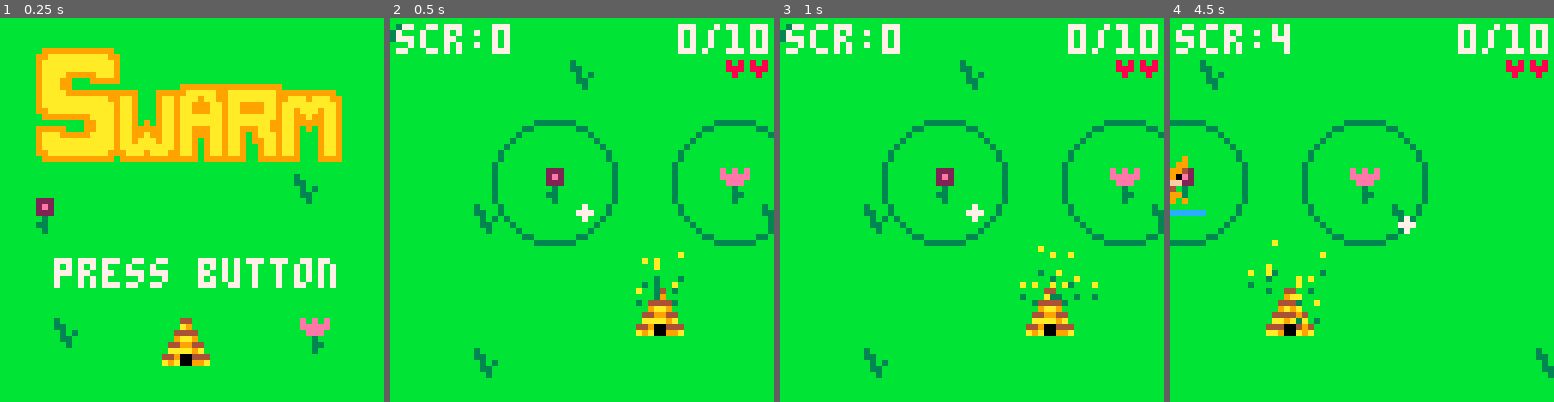
Above: before the commit, frames 1-4 (left to right).
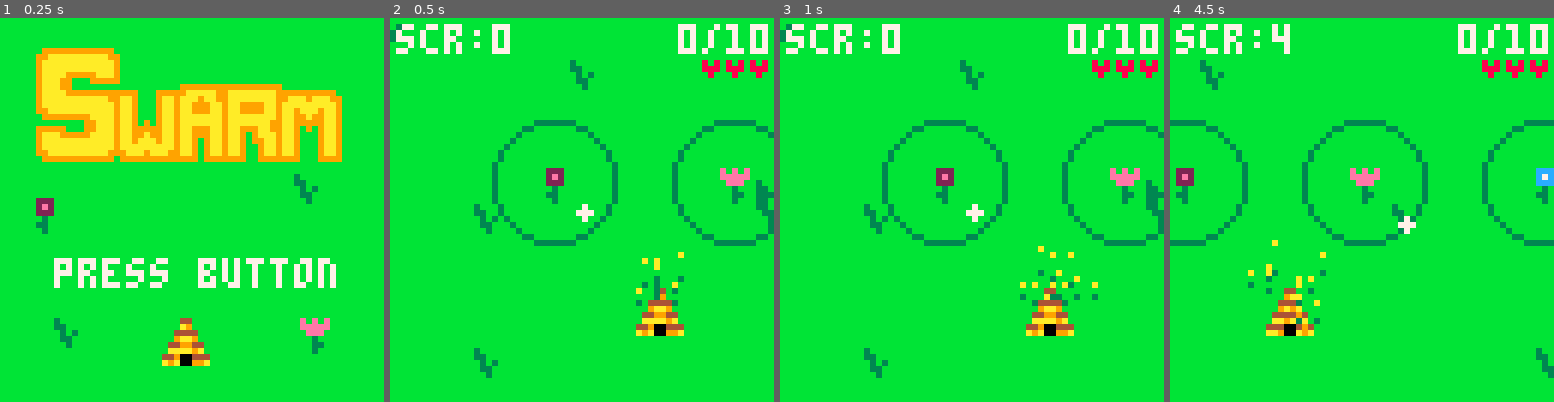
Above: after the commit, the same moments.

Repository: greysonp/swarm
Game: PICO-8 cartridge bees.p8
Two runs of this game, one before a commit and one after it. Both use one fixed random seed, a clock stepped at 60 frames per second and the inputs below.
Inputs:
- Up to frame 1 (0.25 s): no input
- Up to frame 2 (0.5 s): tap X (X key) at 0.33 s
- Up to frame 3 (1 s): tap O (Z key) at 0.7 s
- Up to frame 4 (4.5 s): tap X (X key) at 1.07, 1.85, 2.97, 4.08 s; hold Right 1.6-2.1 s; tap O (Z key) every 0.4 s from 1.7 to 4.1 s; hold Up 2.15-2.42 s; hold Right 2.47-3.03 s; hold Left 3.08-3.58 s; hold Down 3.63-3.97 s; hold Right from 4.02 s (still down)

Frame 1 is identical in both runs. In frame 2, 0.4% of the frame differs, in the area x 81-100%, y 10-50%; in frame 3, 0.4%; in frame 4, 1.7%, in the area x 0-100%, y 10-60%.

Commit message:
Add a freshness indicator for new flowers.

Diff:
--- a/bees.p8
+++ b/bees.p8
@@ -17,7 +17,7 @@
 startbees = 10
 stagewidth = 256
 stageheight = 256
-startlives = 2
+startlives = 3
 camlag = .1 -- constant we use as 't' in low-pass filter calculation
 beehive_layer = 1
 anchor_layer = beehive_layer + 1
@@ -102,6 +102,7 @@
   -- add flowers to the stage
   addflower(newflower(110, 110, 32))
   addflower(newflower(140, 110, 33))
+  addflower(newflower(170, 110, 34))
 
   -- add bees to the stage
   for i = 1, startbees do
@@ -661,8 +662,8 @@
   enemy.health = enemy.maxhealth
   enemy.healthbar = newhealthbar(enemy, -9)
   enemy.radius = 5
-  enemy.attackspeed = 30 -- 30
-  enemy.walkspeed = 5 -- .25
+  enemy.attackspeed = 30
+  enemy.walkspeed = .25
   enemy.state = 0 -- 0 = normal, 1 = attacking, 2 = running
   enemy.flower = nil
 
@@ -777,13 +778,12 @@
   flower.maxhealth = 20
   flower.health = flower.maxhealth
   flower.healthbar = newhealthbar(flower, 5)
+  flower.healthbar.width = 7
+  flower.healthbar.xoffset = 1
   flower.pollenanimation = {48, 49, 50}
   flower.pollencount = 0
   flower.pollenspeed = 30
-
-  flower.healthbar.width = 7
-  flower.healthbar.xoffset = 1
-
+  flower.isfresh = true
 
   function flower:update()
     self:superupdate()
@@ -795,6 +795,10 @@
         self.pollencount = 0
       end
     end
+
+    if self.isfresh and not notoncamera(self.pos.x, self.pos.y, 5, 7) then
+      self.isfresh = false
+    end
   end
 
   function flower:draw()
@@ -809,6 +813,11 @@
     -- draw the health bar
     if self.health < self.maxhealth then
       self.healthbar:draw(self.health, self.maxhealth)
+    end
+
+    -- draw indicator
+    if self.isfresh then
+      drawindicator(self, 146, 147, 144, 145)
     end
   end
 
